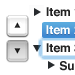
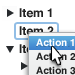
Revision of a layered 75 x 75 image; what changed, layer by layer:
hid group "keyboard nav" (8 layers) over (6, 5, 75, 73)
showed group "actions" (8 layers) over (15, 23, 75, 75)
added layer "cursor copy 3" in group "actions" over (52, 46, 62, 65)
added group "focus ring" with 1 layers in group "actions" over (15, 23, 58, 39)
added layer "Layer 17 copy 6" in group "focus ring" over (15, 23, 58, 39)
showed group "base" (2 layers) over (2, 6, 75, 74)
